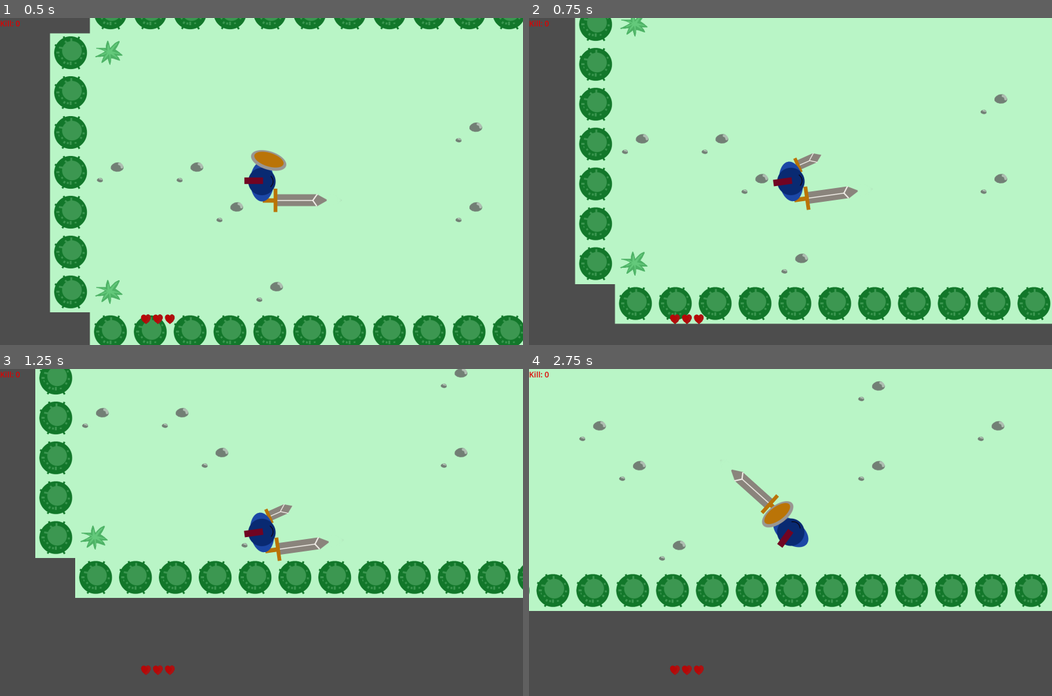
Above: before the commit, frames 1-4 (two rows, left to right).
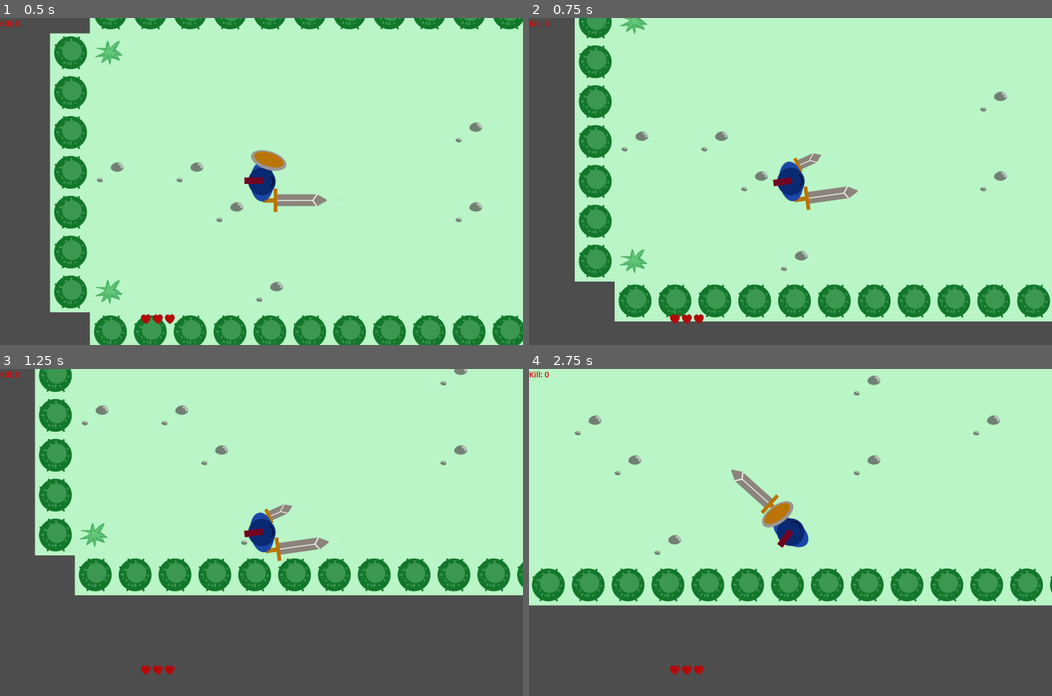
Above: after the commit, the same moments.

Repository: abcdnned/MonsterSlayer
Game: Godot game, scene res://scenes/world.tscn
Two runs of this game, one before a commit and one after it. Both use one fixed random seed, a clock stepped at 60 frames per second and the inputs below.
Inputs (mouse positions are in pixels of both pictures, inside the frame that each line leads up to):
- Up to frame 1 (0.5 s): no input
- Up to frame 2 (0.75 s): tap Enter at 0.5 s; move the mouse to (905, 165) at 0.52 s; hold D (right) from 0.53 s (still down); hold Q (item) from 0.53 s (still down)
- Up to frame 3 (1.25 s): keep holding D (right); keep holding Q (item)
- Up to frame 4 (2.75 s): move the mouse to (685, 548) at 1.27 s; release D (right) at 1.28 s; release Q (item) at 1.28 s; hold S (down) 1.28-2.03 s; tap Q (item) at 1.35, 2.3 s; move the mouse to (842, 460) at 2.02 s; press the mouse at (842, 460) at 2.03 s; hold D (right) from 2.03 s (still down)

Frame 1 is identical in both runs. In frame 2, 5.3% of the frame differs, in the area x 8-100%, y 0-94%; in frame 3, 4.8%; in frame 4, 8.1%, in the area x 0-100%, y 2-74%.

Commit message:
tool sound player

Diff:
--- a/project.godot
+++ b/project.godot
@@ -18,6 +18,7 @@
 [autoload]
 
 Music="*res://scenes/music.tscn"
+Tool="*res://scripts/tool.gd"
 
 [display]
 
--- a/scenes/player.tscn
+++ b/scenes/player.tscn
@@ -740,6 +740,20 @@
 "values": [{
 "args": [],
 "method": &"throw_item"
+}]
+}
+tracks/5/type = "method"
+tracks/5/imported = false
+tracks/5/enabled = true
+tracks/5/path = NodePath(".")
+tracks/5/interp = 1
+tracks/5/loop_wrap = true
+tracks/5/keys = {
+"times": PackedFloat32Array(0.12),
+"transitions": PackedFloat32Array(1),
+"values": [{
+"args": [],
+"method": &"unload_item"
 }]
 }
 
@@ -999,7 +1013,7 @@
 states/use_item/node = SubResource("AnimationNodeAnimation_xk3wl")
 states/use_item/position = Vector2(185.48, -125.865)
 transitions = ["Start", "Idle_2", SubResource("AnimationNodeStateMachineTransition_1e758"), "Idle_2", "swap", SubResour …(2905 unchanged characters)…
-graph_offset = Vector2(23.1752, -355.693)
+graph_offset = Vector2(-62.9548, -105.807)
 
 [node name="Player" type="CharacterBody2D" groups=["human"]]
 script = ExtResource("1_4j5bp")
--- /dev/null
+++ b/scenes/sfx_player.tscn
@@ -0,0 +1,5 @@
+[gd_scene format=3 uid="uid://d2qwjyvn6nl3i"]
+
+[node name="SFXPlayer" type="Node2D"]
+
+[node name="AudioStreamPlayer2D" type="AudioStreamPlayer2D" parent="."]
--- a/scenes/world.tscn
+++ b/scenes/world.tscn
@@ -176,7 +176,6 @@
 [node name="SpawnerStarter" type="Timer" parent="."]
 wait_time = 2.0
 one_shot = true
-autostart = true
 
 [connection signal="health_change" from="Player" to="UI/Life" method="_on_player_health_change"]
 [connection signal="health_change" from="Player" to="UI/Life/Hearts" method="_on_player_health_change"]
--- a/scripts/i_dagger.gd
+++ b/scripts/i_dagger.gd
@@ -4,7 +4,7 @@
 
 func shoot():
 	var dagger = FLYING_DAGGER.instantiate()
-	print(get_parent())
 	dagger.global_position = get_parent().global_position
 	dagger.global_rotation = get_parent().global_rotation
 	owner.get_parent().add_child(dagger)
+	Tool.play_sound_2d(owner, "res://sounds/dagger_woosh.mp3", dagger.global_position)
--- a/scripts/player.gd
+++ b/scripts/player.gd
@@ -44,8 +44,9 @@
 			if Input.is_action_pressed("right_click"):
 				animation_tree.set("parameters/conditions/defense", true)
 			elif Input.is_action_pressed("item"):
-				animation_tree.set("parameters/conditions/hold_item", true)
-				animation_tree.set("parameters/conditions/hide_item", false)
+				if item_handle.get_child_count() > 0:
+					animation_tree.set("parameters/conditions/hold_item", true)
+					animation_tree.set("parameters/conditions/hide_item", false)
 			elif Input.is_action_just_pressed("sprint") && dash_cooldown.is_stopped():
 				dash_direction = get_direction()
 				animation_tree.set("parameters/conditions/dash", true)
@@ -57,9 +58,8 @@
 				dash_attack_direction = Vector2(cos(sprite.rotation), sin(sprite.rotation)).normalized()
 			elif Input.is_action_pressed("left_click"):
 				animation_tree.set("parameters/conditions/attack", true)
-			else:
-				_move_velocity(delta)
-				move_and_slide()
+			_move_velocity(delta)
+			move_and_slide()
 		"swap":
 			animation_tree.set("parameters/conditions/attack", false)
 		"stun":
@@ -125,7 +125,6 @@
 				move_and_slide()
 		"use_item":
 			animation_tree.set("parameters/conditions/use_item", false)
-			animation_tree.set("parameters/conditions/hold_item", false)
 
 func get_direction():
 	var mouse_pos = get_global_mouse_position()
@@ -208,3 +207,7 @@
 
 func throw_item():
 	item_handle.get_child(0).shoot()
+
+func unload_item():
+	item_handle.get_child(0).queue_free()
+	animation_tree.set("parameters/conditions/hold_item", false)
--- /dev/null
+++ b/scripts/tool.gd
@@ -0,0 +1,26 @@
+extends Node
+
+const SFX_PLAYER = preload("res://scenes/sfx_player.tscn")
+const SHORT_LIVE = preload("res://scenes/short_live.tscn")
+
+# Static method to play a 2D sound
+static func play_sound_2d(parent: Node, sound_path: String, position: Vector2):
+	# Preload the audio file
+	var sound = load(sound_path)
+
+	# Create an instance of AudioStreamPlayer2D
+	var audio_player = AudioStreamPlayer2D.new()
+
+	# Set the audio stream to the preloaded sound
+	audio_player.stream = sound
+
+	# Set the position where you want to play the sound
+	audio_player.position = position
+
+	# Add the audio player to the scene
+	parent.add_child(audio_player)
+
+	# Play the sound
+	audio_player.play()
+	var short_life = SHORT_LIVE.instantiate()
+	audio_player.add_child(short_life)
